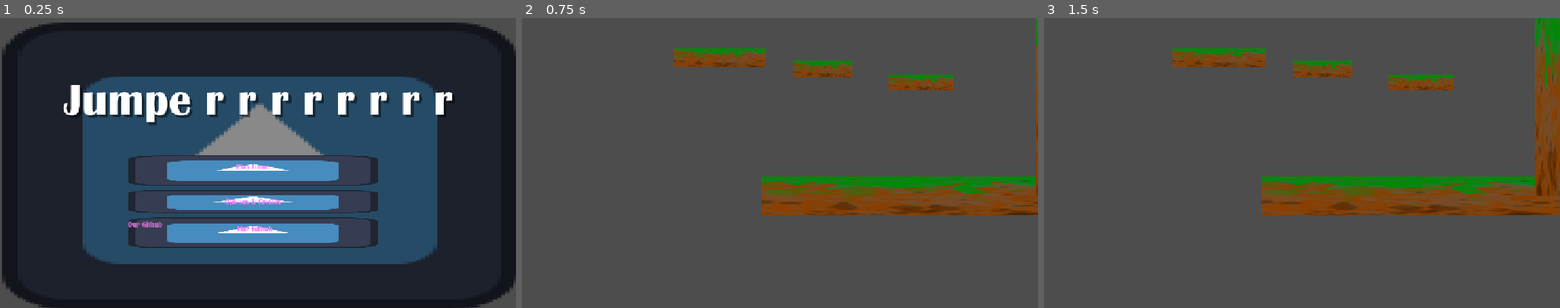
Above: before the commit, frames 1-3 (left to right).
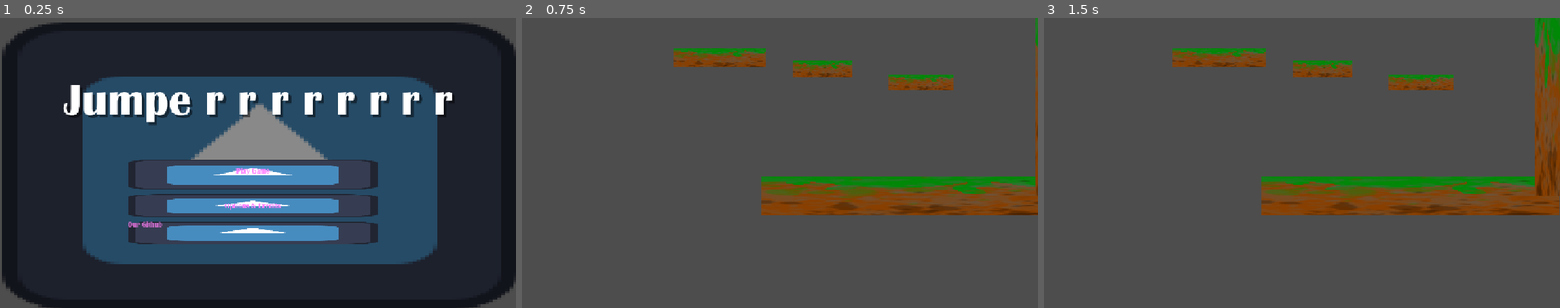
Above: after the commit, the same moments.

Repository: Guyiy1324/Jumpe-r-r-r-r-r-r-r-r
Game: Godot game, scene res://MainMenu.tscn
The game is run twice, just before and just after one commit, with the same random seed, the same clock (stepped at 60 frames per second) and the same inputs. The engine's default icon, where the game draws it, is replaced by a stand-in: a white triangle on a blue panel in a dark square.
Inputs:
- Up to frame 1 (0.25 s): no input
- Up to frame 2 (0.75 s): click "Play Game" at 0.5 s
- Up to frame 3 (1.5 s): tap Enter (ui_accept) at 1.25 s; hold Right (ui_right) from 1.28 s (still down)

The runs differ from the first frame. In frame 1, 5.2% of the frame differs, in the area x 24-74%, y 47-80%; in frame 2, nothing differs; in frame 3, nothing differs.

Commit message:
Update MainMenu.tscn

Diff:
--- a/jump-e-r/MainMenu.tscn
+++ b/jump-e-r/MainMenu.tscn
@@ -92,7 +92,6 @@
 theme_override_styles/normal = SubResource("StyleBoxTexture_h7a2f")
 theme_override_styles/hover = SubResource("StyleBoxTexture_54mwi")
 text = "
-  Our Github
 
  "
 
